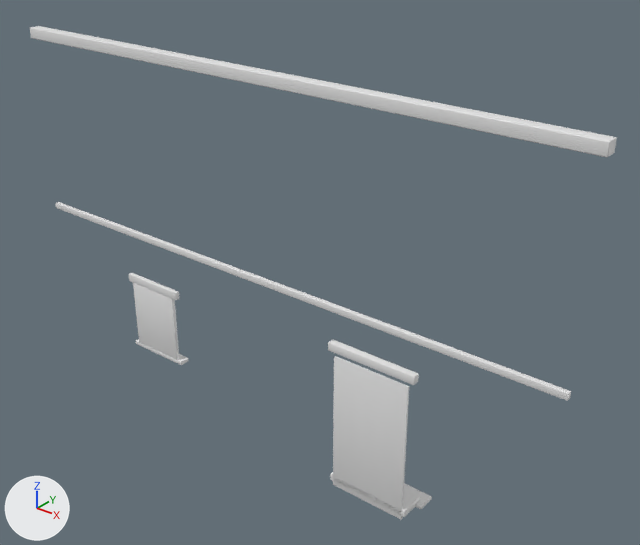
The FBX model unity/Assets/Exploration/Case01Art/Phase1/Resources/Case01Phase1/Front17O.fbx, before and after one commit.
Rendered twice from a 50 mm lens placed at (8.26, -8.83, 9.04), pointed at (0.58, 0.76, 3.09). The lights are fixed; the arrows at lower left show +X, +Y and +Z. The first picture is the older version. Where no turn or scale is listed for an object, it has been applied to the vertices.

Objects in the first picture: 'Front17O'.
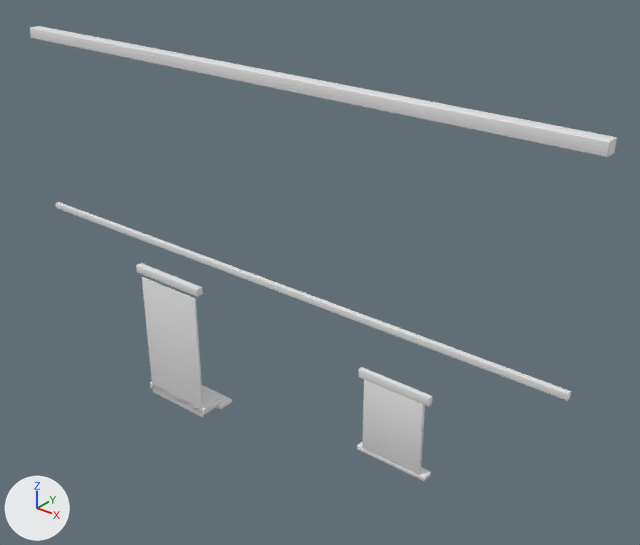
The edits, one by one:
me_front17o has 568 vertices, 548 faces and spans x -5.05..5.05, y -0.01..0.6, z -0.07..6.24.
me_front17o is used by ob_front17o; location (0.0, 0.0, 0.0).
me_front17o part 1: the loose piece of 56 vertices spanning x -3.0..-2.0, y 0.0..0.06, z 0.9..2.1 is moved by (5.0, 0.0, 0.0).
me_front17o part 2: the loose piece of 56 vertices spanning x -3.1..-1.9, y 0.0..0.18, z 0.82..0.9 is moved by (5.0, 0.0, 0.0).
me_front17o part 3: the loose piece of 56 vertices spanning x -3.1..-1.9, y 0.0..0.08, z 2.1..2.24 is moved by (5.0, 0.0, 0.0).
me_front17o part 4: the loose piece of 56 vertices spanning x 1.45..2.75, y 0.0..0.04, z -0.07..2.28 is moved by (-4.2, 0.0, 0.0).
me_front17o part 5: the loose piece of 56 vertices spanning x 1.35..2.85, y -0.01..0.11, z 2.35..2.49 is moved by (-4.2, 0.0, 0.0).
me_front17o part 6: the loose piece of 56 vertices spanning x 1.4..2.8, y 0.0..0.44, z 0.0..0.12 is moved by (-4.2, 0.0, 0.0).
me_front17o part 7: the loose piece of 56 vertices spanning x 1.3..2.9, y 0.3..0.6, z 0.0..0.06 is moved by (-4.2, 0.0, 0.0).

Location of each change, (x1, y1, x2, y2) in pixels of the pictures (640 x 545 px; the box of a moved part takes in the faces that stretch with it):
'Front17O', reshaped (8% shorter): before (30, 26, 617, 520); after (30, 26, 617, 481)
part 1 of me_front17o, moved or reshaped: before (133, 283, 179, 360); after (362, 380, 425, 474)
part 2 of me_front17o, moved or reshaped: before (136, 339, 189, 365); after (357, 442, 431, 481)
part 3 of me_front17o, moved or reshaped: before (129, 273, 179, 300); after (358, 367, 432, 407)
part 4 of me_front17o, moved or reshaped: before (333, 356, 409, 520); after (142, 277, 204, 417)
part 5 of me_front17o, moved or reshaped: before (328, 340, 419, 385); after (136, 263, 203, 297)
part 6 of me_front17o, moved or reshaped: before (330, 472, 421, 517); after (150, 381, 222, 415)
part 7 of me_front17o, moved or reshaped: before (404, 483, 432, 509); after (202, 385, 232, 409)
